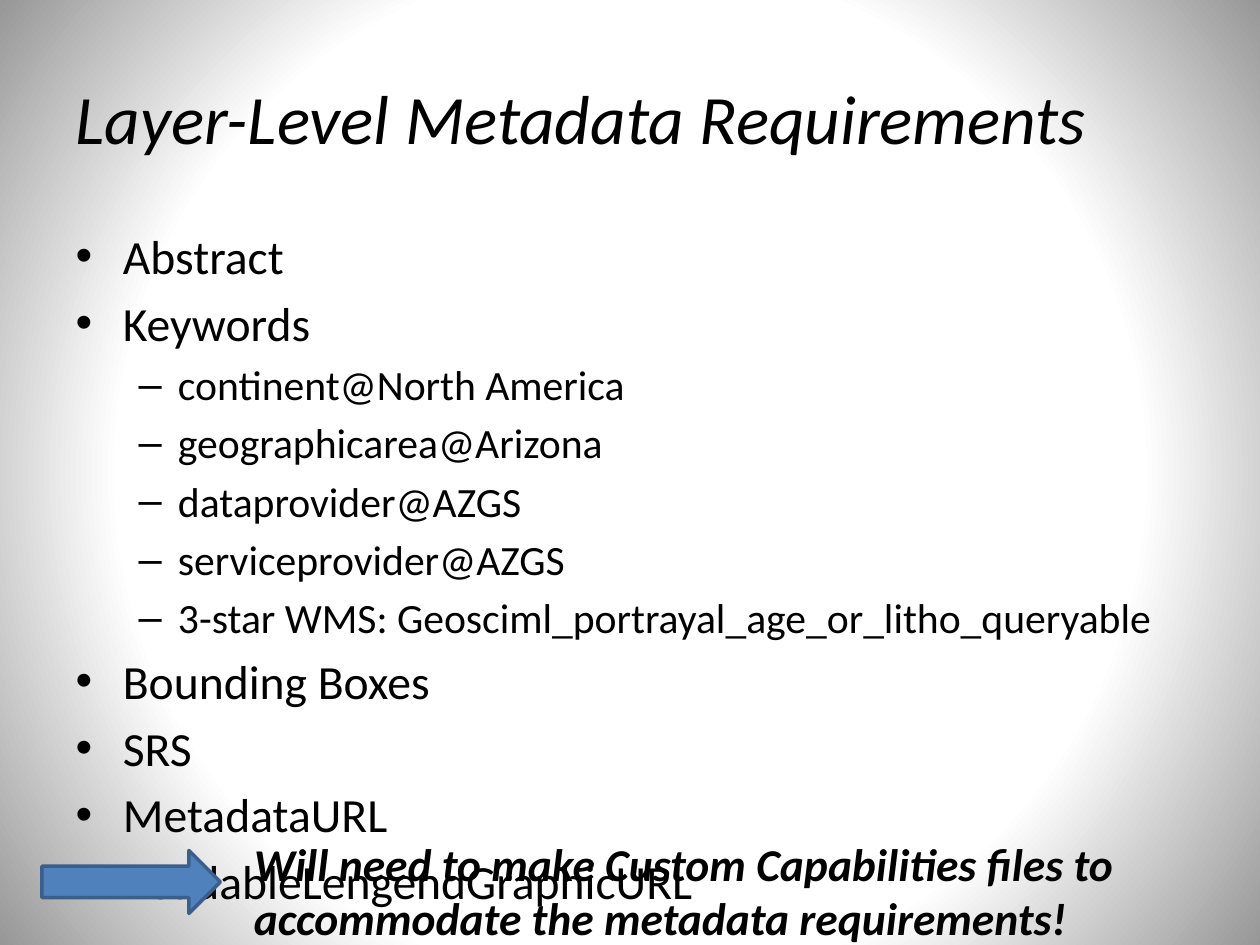
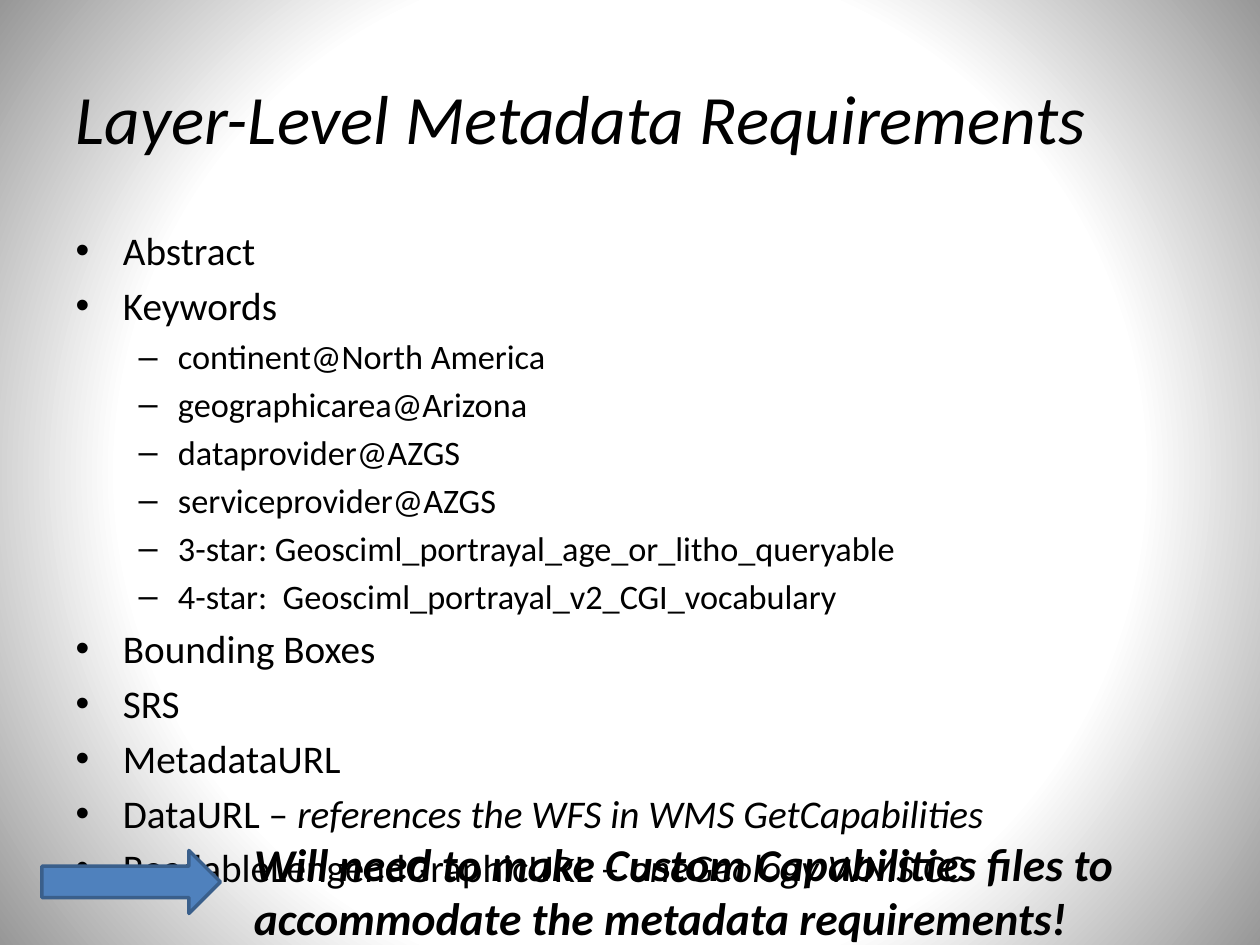
Before and after one commit to usgin/Workshops, a slide deck: slide 14 of OneGeologyWebinar/OneGeology.pptx. Drawn at 1260x945 pixels with LibreOffice and Linux fonts; fonts in the diff are those of the drawing. Boxes give left, top, right and bottom in pixels: in the first picture for what was removed or moved away, otherwise in the second. Text is boxed around its words. In the diff, an @@ line names an element or a change of style, - is before the commit and + after.

Commit message:
editing PPT

```diff
--- a/OneGeologyWebinar/OneGeology.pptx
+++ b/OneGeologyWebinar/OneGeology.pptx
@@ text at (123, 237, 545, 774): size 27.2 to 22.4 pt in "Abstract", "Keywords", "Bounding Boxes", "SRS" and 1 more places; size 23.8 to 19.6 pt in "continent@North America", "geographicarea@Arizona", "dataprovider@AZGS", "serviceprovider@AZGS" @@
@@ text at (178, 537, 895, 615): text changed; size 23.8 to 19.6 pt @@
-  – 3-star WMS: Geosciml_portrayal_age_or_litho_queryable
+  – 3-star: Geosciml_portrayal_age_or_litho_queryable
+  – 4-star: Geosciml_portrayal_v2_CGI_vocabulary
@@ text at (123, 800, 983, 835): text changed; size 27.2 to 22.4 pt; italic on @@
-• ReadableLengendGraphicURL
+• DataURL – references the WFS in WMS GetCapabilities
+• ReadableLengendGraphicURL – oneGeology WMS CC
```
Also in this commit, not shown: 6 other slides changed.
